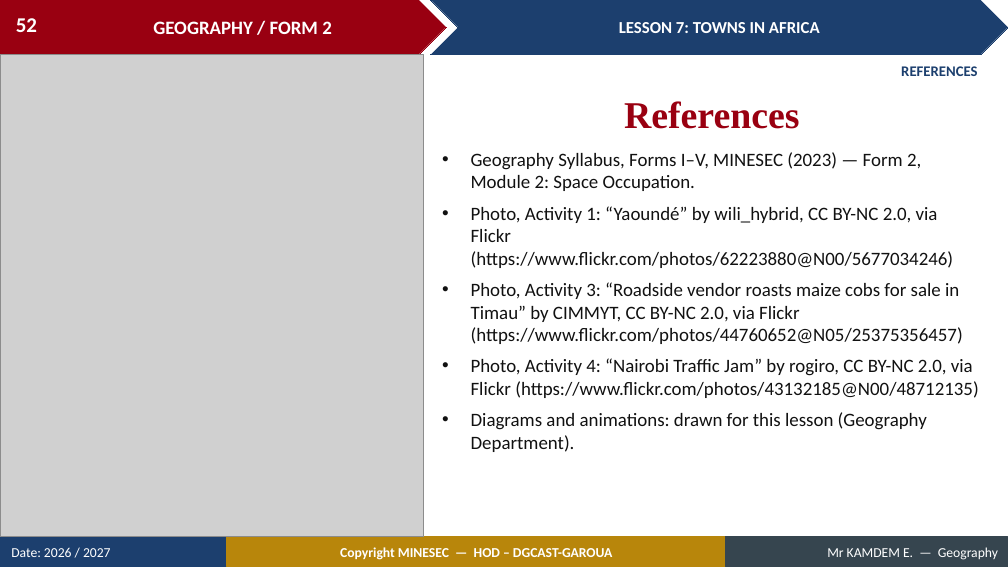
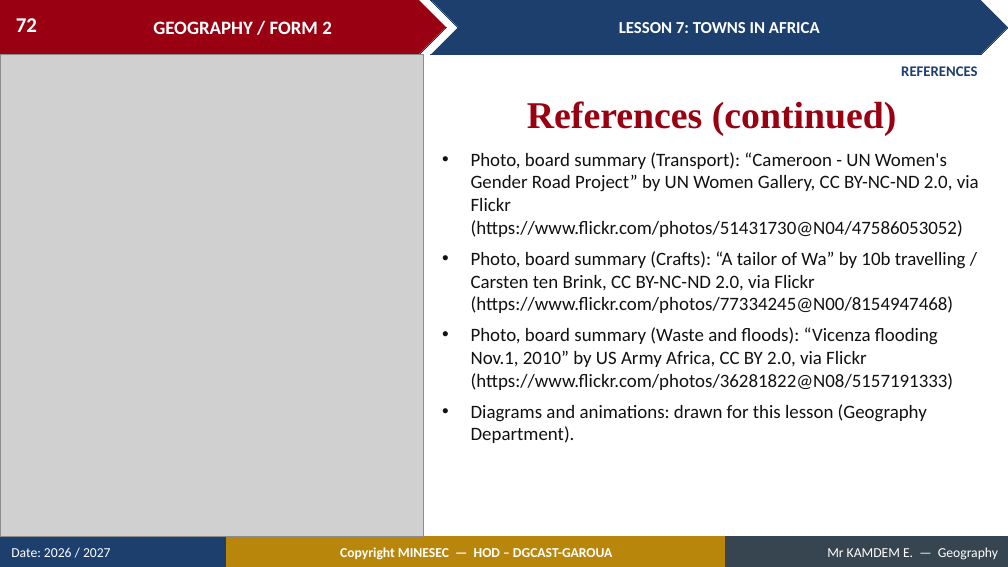
Before and after one commit to Berthautk/linea-github, a slide deck: slide 72 of lecons/F2/14_F2_M2_L07_Towns_in_Africa.pptx (slide 52 before the commit). Drawn at 1008x567 pixels with LibreOffice and Linux fonts; fonts in the diff are those of the drawing; grey boxes stand for pictures. Boxes give left, top, right and bottom in pixels: in the first picture for what was removed or moved away, otherwise in the second. Text is boxed around its words. In the diff, an @@ line names an element or a change of style, - is before the commit and + after.

```diff
--- a/lecons/F2/14_F2_M2_L07_Towns_in_Africa.pptx
+++ b/lecons/F2/14_F2_M2_L07_Towns_in_Africa.pptx
@@ page number at <box>16,18,37,32</box>: text changed @@
-52
+72
@@ text at <box>527,101,897,136</box>: text changed @@
-References
+References (continued)
@@ text at <box>471,152,979,390</box>: text changed @@
-• Geography Syllabus, Forms I–V, MINESEC (2023) — Form 2, Module 2: Space Occupation.
-• Photo, Activity 1: “Yaoundé” by wili_hybrid, CC BY-NC 2.0, via Flickr (https://www.flickr.com/photos/62223880@N00/5677034246)
-• Photo, Activity 3: “Roadside vendor roasts maize cobs for sale in Timau” by CIMMYT, CC BY-NC 2.0, via Flickr (https://www.flickr.com/photos/44760652@N05/25375356457)
-• Photo, Activity 4: “Nairobi Traffic Jam” by rogiro, CC BY-NC 2.0, via Flickr (https://www.flickr.com/photos/43132185@N00/48712135)
+• Photo, board summary (Transport): “Cameroon - UN Women's Gender Road Project” by UN Women Gallery, CC BY-NC-ND 2.0, via Flickr (https://www.flickr.com/photos/51431730@N04/47586053052)
+• Photo, board summary (Crafts): “A tailor of Wa” by 10b travelling / Carsten ten Brink, CC BY-NC-ND 2.0, via Flickr (https://www.flickr.com/photos/77334245@N00/8154947468)
+• Photo, board summary (Waste and floods): “Vicenza flooding Nov.1, 2010” by US Army Africa, CC BY 2.0, via Flickr (https://www.flickr.com/photos/36281822@N08/5157191333)
```
Also in this commit, not shown: 26 other slides changed, 24 slides added, 4 slides removed, 21 other files.
